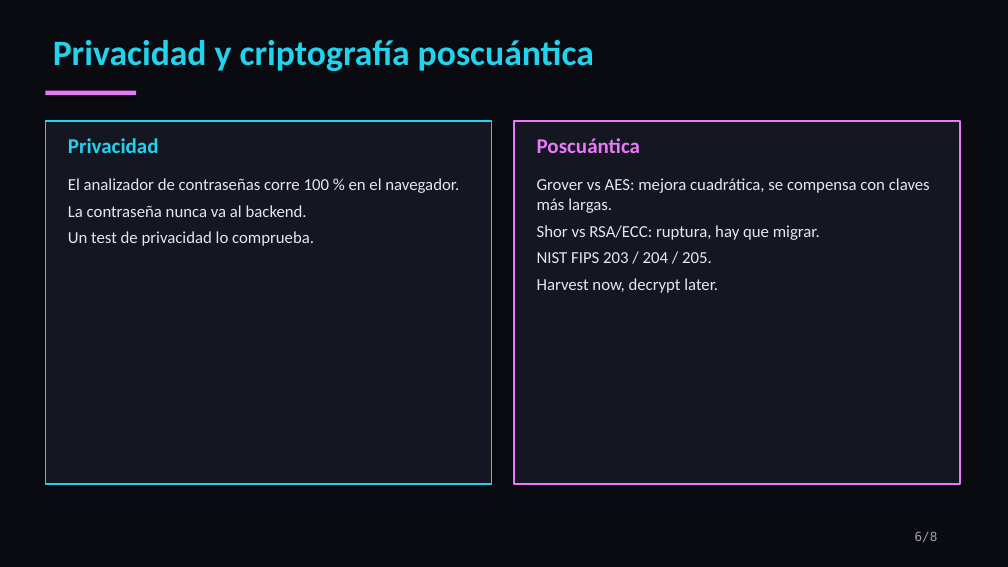
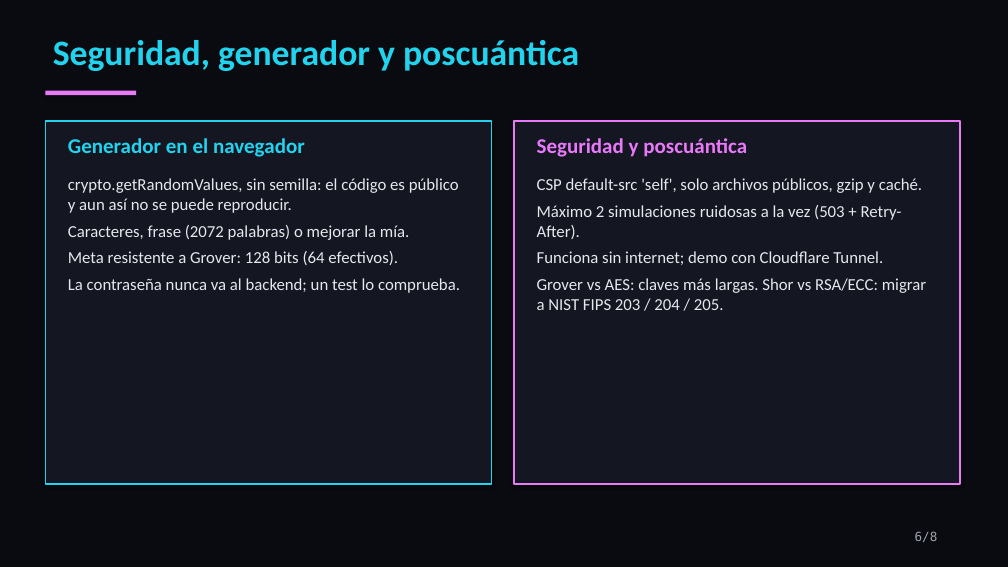
Before and after one commit to LeonardoShande/QubitGuard, a slide deck: slide 6 of pitch/QubitGuard_pitch.pptx. Drawn at 1008x567 pixels with LibreOffice and Linux fonts; fonts in the diff are those of the drawing. Boxes give left, top, right and bottom in pixels: in the first picture for what was removed or moved away, otherwise in the second. Text is boxed around its words. In the diff, an @@ line names an element or a change of style, - is before the commit and + after.

Commit message:
docs: README, arquitectura, guion, entregables y deck con POE, generador, seguridad y cifras reproducibles

```diff
--- a/pitch/QubitGuard_pitch.pptx
+++ b/pitch/QubitGuard_pitch.pptx
@@ text at <box>53,40,579,71</box>: text changed @@
-Privacidad y criptografía poscuántica
+Seguridad, generador y poscuántica
@@ text at <box>68,138,305,157</box>: text changed @@
-Privacidad
+Generador en el navegador
@@ text at <box>537,138,747,157</box>: text changed @@
-Poscuántica
+Seguridad y poscuántica
@@ text at <box>68,178,460,293</box>: text changed @@
-El analizador de contraseñas corre 100 % en el navegador.
-La contraseña nunca va al backend.
-Un test de privacidad lo comprueba.
+crypto.getRandomValues, sin semilla: el código es público y aun así no se puede reproducir.
+Caracteres, frase (2072 palabras) o mejorar la mía.
+Meta resistente a Grover: 128 bits (64 efectivos).
+La contraseña nunca va al backend; un test lo comprueba.
@@ text at <box>537,178,926,310</box>: text changed @@
-Grover vs AES: mejora cuadrática, se compensa con claves más largas.
-Shor vs RSA/ECC: ruptura, hay que migrar.
-NIST FIPS 203 / 204 / 205.
-Harvest now, decrypt later.
+CSP default-src 'self', solo archivos públicos, gzip y caché.
+Máximo 2 simulaciones ruidosas a la vez (503 + Retry-After).
+Funciona sin internet; demo con Cloudflare Tunnel.
+Grover vs AES: claves más largas. Shor vs RSA/ECC: migrar a NIST FIPS 203 / 204 / 205.
```
Also in this commit, not shown: 3 other slides changed, 5 other files.
